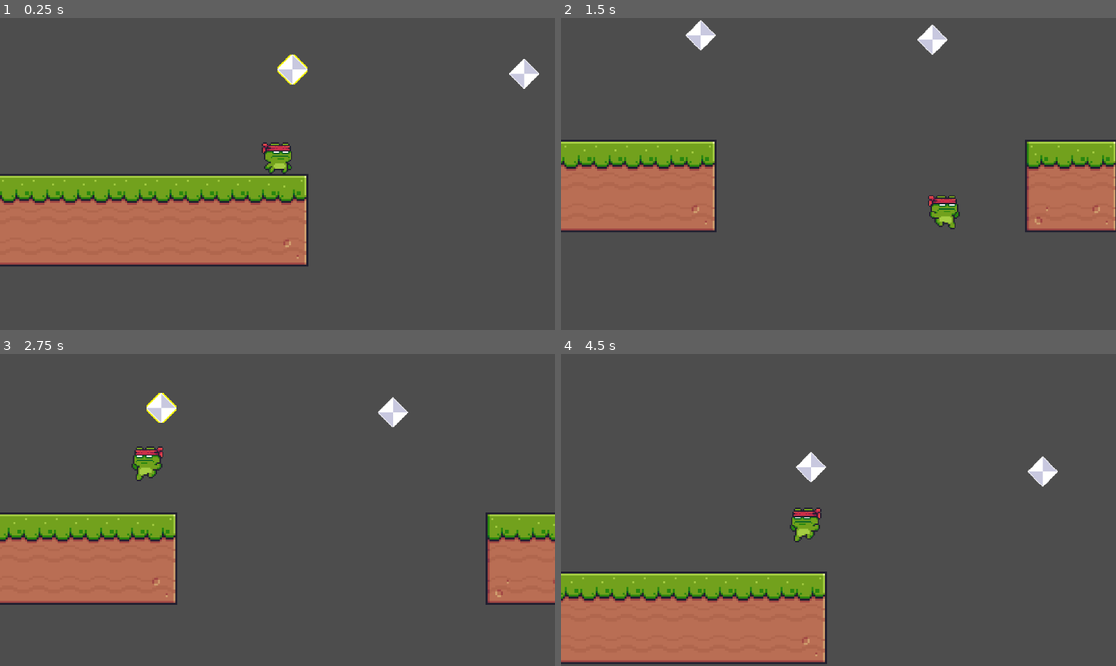
Above: before the commit, frames 1-4 (two rows, left to right).
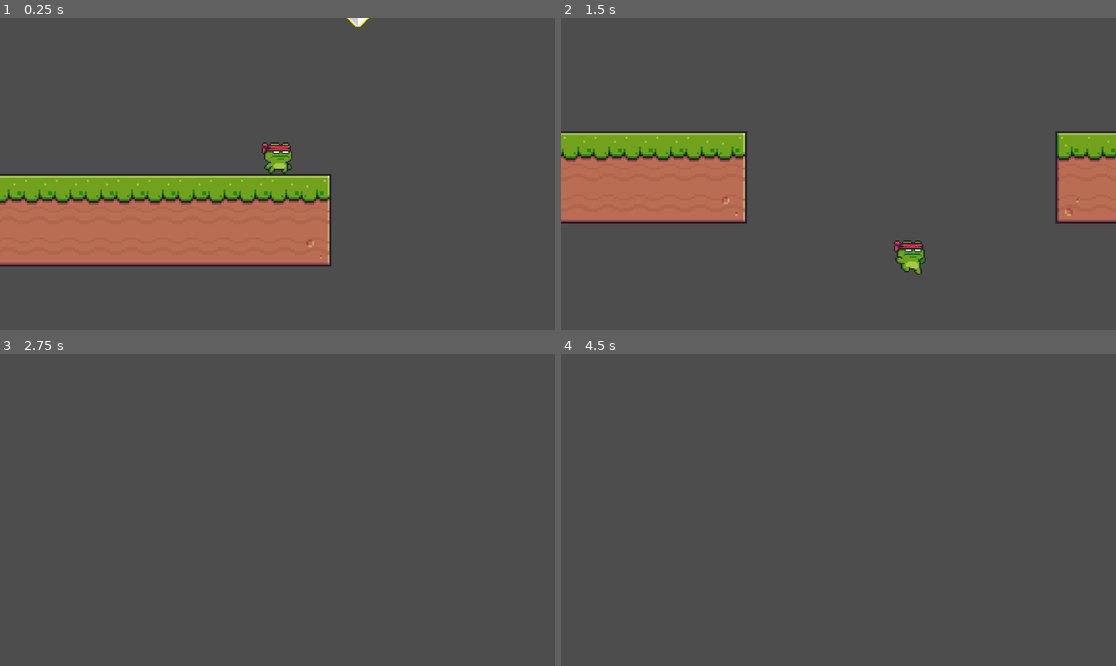
Above: after the commit, the same moments.

Repository: CaioLeaoMarinho/SapoGuerreiro_SENAC
Game: Godot game, scene res://Level.tscn
The game is run twice, just before and just after one commit, with the same random seed, the same clock (stepped at 60 frames per second) and the same inputs.
Inputs:
- Up to frame 1 (0.25 s): no input
- Up to frame 2 (1.5 s): hold D (input_right) from 0.53 s (still down); tap Space (input_hook) at 0.6, 1.35 s
- Up to frame 3 (2.75 s): release D (input_right) at 2.03 s; hold A (input_left) from 2.03 s (still down); tap Space (input_hook) at 2.1 s
- Up to frame 4 (4.5 s): release A (input_left) at 2.78 s; hold D (input_right) 2.78-4.28 s; tap Space (input_hook) at 2.85, 3.6, 4.35 s; hold A (input_left) from 4.28 s (still down)

The runs differ from the first frame. In frame 1, 3.8% of the frame differs, in the area x 0-98%, y 0-80%; in frame 2, 10%; in frame 3, 14%; in frame 4, 15%, in the area x 0-90%, y 31-100%.

Commit message:
sprite rotation angle para frog_rope
para estar esquisito, mas está funcionando como o esperado, só falta a animação

Diff:
--- a/Level.tscn
+++ b/Level.tscn
@@ -484,11 +484,11 @@
 
 [node name="FrogRope2" parent="." instance=ExtResource("4_dvvpf")]
 material = SubResource("ShaderMaterial_un8hj")
-position = Vector2(3103, 295)
+position = Vector2(3191, 175)
 
 [node name="FrogRope3" parent="." instance=ExtResource("4_dvvpf")]
 material = SubResource("ShaderMaterial_fib4n")
-position = Vector2(3584, 304)
+position = Vector2(3672, 184)
 
 [node name="Player" parent="." instance=ExtResource("2_svilh")]
-position = Vector2(3072, 512)
+position = Vector2(3024, 512)
--- a/Player/Scripts/Player.gd
+++ b/Player/Scripts/Player.gd
@@ -37,7 +37,7 @@
 @export_category("Configurar frog rope")
 @export var min_rope_distance = 150
 @export var max_rope_distance = 1000
-@export var target_rope_speed: float = 1250.0
+@export var target_rope_speed: float = 500.0
 @export var rope_buffer_time: float = 0.2
 
 var rope_buffered = false
@@ -56,6 +56,7 @@
 #region Default Methods
 func _ready():
 	_initilialize_player_components()
+	print(global_rotation)
 
 func _physics_process(_delta):
 	move_and_slide()
@@ -96,4 +97,8 @@
 	else:
 		acceleration = inertiaAcceleration
 		deceleration = inertiaDeceleration
+
+func update_rotation():
+	if state_manager.currentState != state_manager.hookState:
+		rotation = 0
 #endregion
--- a/Player/Scripts/States/PlayerStateHook.gd
+++ b/Player/Scripts/States/PlayerStateHook.gd
@@ -1,6 +1,6 @@
 extends BaseState
 
-# Configurações do Swing
+#region Variables
 var swing_angle: float = 0.0
 var target_angle: float = 0.0
 var rope_length: float = 0.0
@@ -10,11 +10,14 @@
 var origin_pos: Vector2
 var start_pos: Vector2
 var end_pos: Vector2
+#endregion
 
+#region Default State Methods
 func _enter_state():
 	super()
 	origin_pos = Entity.current_frog_rope.global_position
 	_get_markers_position()
+	StateManager._switch_animation("frogRope")
 	rope_length = origin_pos.distance_to(start_pos)
 	_attach_rope()
 
@@ -23,8 +26,11 @@
 	if is_hooked:
 		_get_detach_rope()
 		_swing_movement(delta)
+		_update_rotation()
 
-# Define os pontos de início e fim do swing
+#endregion
+
+#region Custom Methods
 func _get_markers_position():
 	if Entity.current_frog_rope:
 		var left_marker = Entity.current_frog_rope.owner.get_node("PositionLeft")
@@ -39,9 +45,9 @@
 		else:
 			end_pos = right_marker.global_position
 			swing_direction = -1
+
 		start_pos = Entity.global_position
 
-# Inicia o swing
 func _attach_rope():
 	is_hooked = true
 
@@ -49,20 +55,19 @@
 
 	target_angle = (end_pos - origin_pos).angle()
 
-# Movimento suave em arco
+	Entity.facing = swing_direction
+	StateManager._get_flip_h()
+
 func _swing_movement(delta):
 	var angular_speed = Entity.target_rope_speed / rope_length
-# Movimento com velocidade angular constante
 	var angle_change = angular_speed * delta * swing_direction
 	var remaining_angle = abs(target_angle - swing_angle)
 
-	# Evita overshooting
 	if abs(angle_change) > remaining_angle:
 		angle_change = sign(angle_change) * remaining_angle
 
 	swing_angle += angle_change
 
-	# Atualiza posição
 	var new_position = origin_pos + Vector2(cos(swing_angle), sin(swing_angle)) * rope_length
 	Entity.global_position = new_position
 
@@ -81,4 +86,7 @@
 
 	if abs(swing_angle - target_angle) < 0.6:
 		_detach_rope()
+
+func _update_rotation():
+	Entity.look_at(Entity.current_frog_rope.global_position)
 #endregion
--- a/Player/character_frog.tscn
+++ b/Player/character_frog.tscn
@@ -32,6 +32,18 @@
 "update": 1,
 "values": [0]
 }
+tracks/1/type = "value"
+tracks/1/imported = false
+tracks/1/enabled = true
+tracks/1/path = NodePath(".:rotation")
+tracks/1/interp = 1
+tracks/1/loop_wrap = true
+tracks/1/keys = {
+"times": PackedFloat32Array(0),
+"transitions": PackedFloat32Array(1),
+"update": 0,
+"values": [0.0]
+}
 
 [sub_resource type="Animation" id="Animation_v6c6k"]
 resource_name = "fall"
@@ -73,45 +85,17 @@
 "update": 1,
 "values": [1]
 }
-
-[sub_resource type="Animation" id="Animation_ix5u2"]
-resource_name = "hook"
-step = 1.0
-tracks/0/type = "value"
-tracks/0/imported = false
-tracks/0/enabled = true
-tracks/0/path = NodePath("Sprite2D:frame")
-tracks/0/interp = 1
-tracks/0/loop_wrap = true
-tracks/0/keys = {
-"times": PackedFloat32Array(0),
-"transitions": PackedFloat32Array(1),
-"update": 1,
-"values": [0]
-}
-tracks/1/type = "value"
-tracks/1/imported = false
-tracks/1/enabled = true
-tracks/1/path = NodePath("Sprite2D:texture")
-tracks/1/interp = 1
-tracks/1/loop_wrap = true
-tracks/1/keys = {
-"times": PackedFloat32Array(0),
-"transitions": PackedFloat32Array(1),
-"update": 1,
-"values": [ExtResource("2_tv86d")]
-}
-tracks/2/type = "value"
-tracks/2/imported = false
-tracks/2/enabled = true
-tracks/2/path = NodePath("Sprite2D:hframes")
-tracks/2/interp = 1
-tracks/2/loop_wrap = true
-tracks/2/keys = {
-"times": PackedFloat32Array(0),
-"transitions": PackedFloat32Array(1),
-"update": 1,
-"values": [1]
+tracks/3/type = "value"
+tracks/3/imported = false
+tracks/3/enabled = true
+tracks/3/path = NodePath(".:rotation")
+tracks/3/interp = 1
+tracks/3/loop_wrap = true
+tracks/3/keys = {
+"times": PackedFloat32Array(0),
+"transitions": PackedFloat32Array(1),
+"update": 0,
+"values": [0.0]
 }
 
 [sub_resource type="Animation" id="Animation_qywpd"]
@@ -155,6 +139,18 @@
 "update": 1,
 "values": [0, 1, 2, 3, 4, 5, 6, 7, 8, 9, 10]
 }
+tracks/3/type = "value"
+tracks/3/imported = false
+tracks/3/enabled = true
+tracks/3/path = NodePath(".:rotation")
+tracks/3/interp = 1
+tracks/3/loop_wrap = true
+tracks/3/keys = {
+"times": PackedFloat32Array(0),
+"transitions": PackedFloat32Array(1),
+"update": 0,
+"values": [0.0]
+}
 
 [sub_resource type="Animation" id="Animation_bvfjd"]
 resource_name = "jump"
@@ -195,6 +191,18 @@
 "transitions": PackedFloat32Array(1),
 "update": 1,
 "values": [1]
+}
+tracks/3/type = "value"
+tracks/3/imported = false
+tracks/3/enabled = true
+tracks/3/path = NodePath(".:rotation")
+tracks/3/interp = 1
+tracks/3/loop_wrap = true
+tracks/3/keys = {
+"times": PackedFloat32Array(0),
+"transitions": PackedFloat32Array(1),
+"update": 0,
+"values": [0.0]
 }
 
 [sub_resource type="Animation" id="Animation_e4u1q"]
@@ -238,12 +246,64 @@
 "update": 1,
 "values": [0, 1, 2, 3, 4, 5, 6, 7, 8, 9, 10, 11]
 }
+tracks/3/type = "value"
+tracks/3/imported = false
+tracks/3/enabled = true
+tracks/3/path = NodePath(".:rotation")
+tracks/3/interp = 1
+tracks/3/loop_wrap = true
+tracks/3/keys = {
+"times": PackedFloat32Array(0),
+"transitions": PackedFloat32Array(1),
+"update": 0,
+"values": [0.0]
+}
+
+[sub_resource type="Animation" id="Animation_ix5u2"]
+resource_name = "frogRope"
+step = 1.0
+tracks/0/type = "value"
+tracks/0/imported = false
+tracks/0/enabled = true
+tracks/0/path = NodePath("Sprite2D:frame")
+tracks/0/interp = 1
+tracks/0/loop_wrap = true
+tracks/0/keys = {
+"times": PackedFloat32Array(0),
+"transitions": PackedFloat32Array(1),
+"update": 1,
+"values": [0]
+}
+tracks/1/type = "value"
+tracks/1/imported = false
+tracks/1/enabled = true
+tracks/1/path = NodePath("Sprite2D:texture")
+tracks/1/interp = 1
+tracks/1/loop_wrap = true
+tracks/1/keys = {
+"times": PackedFloat32Array(0),
+"transitions": PackedFloat32Array(1),
+"update": 1,
+"values": [ExtResource("2_tv86d")]
+}
+tracks/2/type = "value"
+tracks/2/imported = false
+tracks/2/enabled = true
+tracks/2/path = NodePath("Sprite2D:hframes")
+tracks/2/interp = 1
+tracks/2/loop_wrap = true
+tracks/2/keys = {
+"times": PackedFloat32Array(0),
+"transitions": PackedFloat32Array(1),
+"update": 1,
+"values": [1]
+}
 
 [sub_resource type="AnimationLibrary" id="AnimationLibrary_tr2kp"]
 _data = {
 "RESET": SubResource("Animation_y1g8j"),
 "fall": SubResource("Animation_v6c6k"),
-"hook": SubResource("Animation_ix5u2"),
+"frogRope": SubResource("Animation_ix5u2"),
 "idle": SubResource("Animation_qywpd"),
 "jump": SubResource("Animation_bvfjd"),
 "walk": SubResource("Animation_e4u1q")
@@ -261,8 +321,8 @@
 [node name="Sprite2D" type="Sprite2D" parent="."]
 position = Vector2(0, -44)
 scale = Vector2(2.75, 2.75)
-texture = ExtResource("4_refok")
-hframes = 11
+texture = ExtResource("6_iugvr")
+hframes = 12
 
 [node name="CollisionShape2D" type="CollisionShape2D" parent="."]
 position = Vector2(0, -32)
